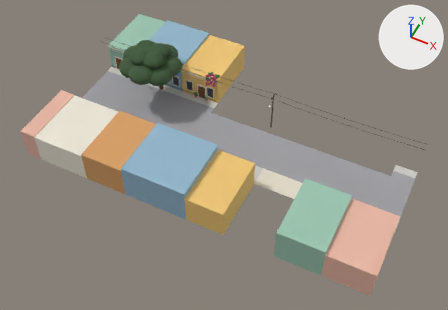
An edit to the glTF model modelos/casona/crudo/calle.glb, drawn before and after from the same camera.
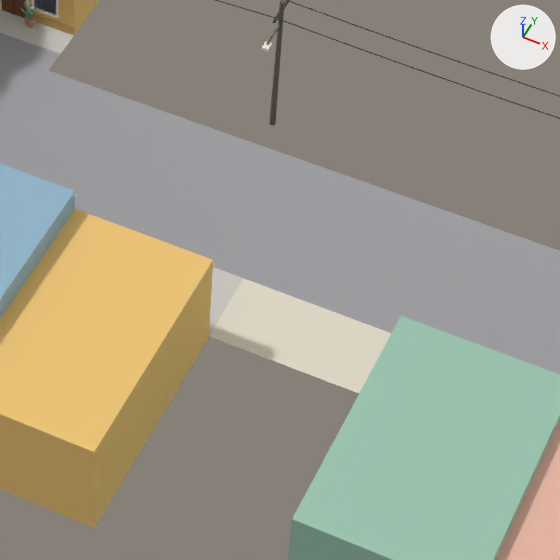
Old and new are each drawn whole from a 50 mm lens placed at (23.2, -96.7, 84.9), pointed at (-10.1, -30.1, 1.7) and again close up on the part from 44% to 78% of the width and 30% to 79% of the height. Every picture has the same lights, and +X, +Y and +Z are marked at upper right. The last two pictures show the newer version. Vertices at exactly the same position are counted once.

The older version as bpy lines, for what is in view:
```python
me_calle_banqueta = bpy.data.meshes.new('calle_banqueta')
me_calle_banqueta.from_pydata(...)  # 28 vertices, 20 faces; spans x -43.0..22.0, y -32.6..-17.0, z 0.0..0.2
me_calle_banqueta.materials.append(mat_banqueta)  # light grey #cecbc5
me_calle_fachadas = bpy.data.meshes.new('calle_fachadas')
me_calle_fachadas.from_pydata(...)  # 3446 vertices, 5576 faces; spans x -43.0..22.0, y -44.6..-5.0, z 0.0..8.4
me_calle_fachadas.materials.append(mat_fachada)
me_calle_herreria = bpy.data.meshes.new('calle_herreria')
me_calle_herreria.from_pydata(...)  # 1464 vertices, 1930 faces; spans x -43.0..22.0, y -32.5..-17.1, z 1.0..7.9
me_calle_herreria.materials.append(mat_hierro)  # dark grey #4b4545
ob_calle_banqueta = bpy.data.objects.new('calle_banqueta', me_calle_banqueta)
ob_calle_banqueta.location = (0.0, 0.0, 0.0)
ob_calle_fachadas = bpy.data.objects.new('calle_fachadas', me_calle_fachadas)
ob_calle_fachadas.location = (0.0, 0.0, 0.0)
ob_calle_herreria = bpy.data.objects.new('calle_herreria', me_calle_herreria)
ob_calle_herreria.location = (0.0, 0.0, 0.0)
# also in view: 'calle_pasta' at (-12.0, -30.6, 0.1); 'calle_arroyo' at (-10.5, -23.6, 0.0)
```
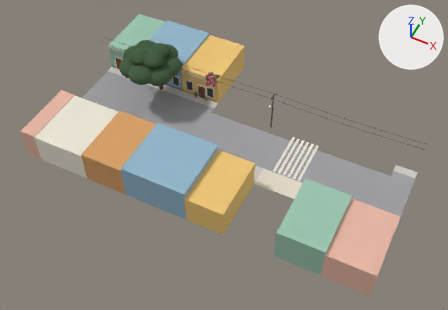
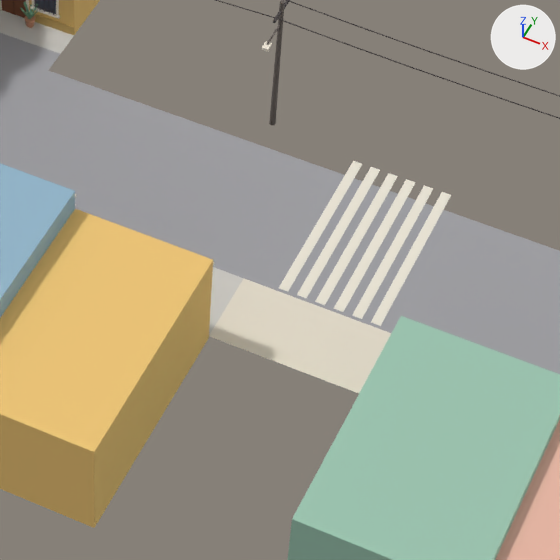
What changed in the scene script:
```text
Change me_calle_fachadas:
    used by ob_calle_fachadas; location = (0.0, 0.0, 0.0)
    remove me_calle_fachadas.from_pydata(...)  # 3446 vertices, 5576 faces; spans x -43.0..22.0, y -44.6..-5.0, z 0.0..8.4
    add me_calle_fachadas.from_pydata(...)  # 3494 vertices, 5636 faces; spans x -43.0..22.0, y -44.6..-5.0, z 0.0..8.4
    me_calle_fachadas part 1: the loose piece of 8 vertices spanning x 10.4, y -32.6, z 0.0..3.0 is copied, and the copy is scaled about its middle by (12.5, 627, 0.00407), then moved by (-6.7, 9.0, -1.5); it spans x 3.5..4.0, y -28.3..-18.9, z 0.0
    me_calle_fachadas part 2
    20 vertices are added at x -1.3..3.0, y -18.9, z 0.0
    20 new vertices lie (0.0, -9.4, 0.0) away from vertices in x -1.3..3.0, y -18.9, z 0.0
    50 new faces join them
    other edits to the shape of me_calle_fachadas do not show in these pictures
```

Boxes (x1, y1, x2, y2) around the edits, measured in the close-ups (560 x 560 px):
part 1 of me_calle_fachadas, added
    after: (371, 192, 451, 326)
part 2 of me_calle_fachadas, added
    after: (279, 161, 433, 319)
